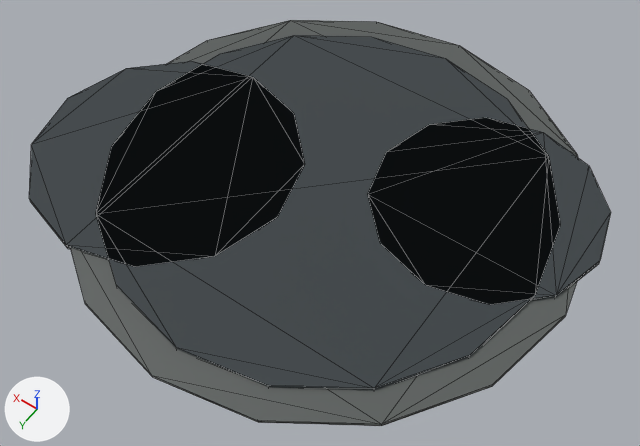
The FBX model unity/HorrorGame/Assets/Models/Dressing/Dress_PuddleSmall.fbx: old version first, new version second.
The view is the same before and after, from a 50 mm camera at (-0.416, 0.6, 0.862) aimed at (-0.01, 0.031, -0.032). Arrows for +X, +Y and +Z are at lower left; the lights stay in place. The first picture is the older version. Mesh edges are drawn as thin lines.

Names of what the first picture shows: 'Dress_PuddleSmall'.
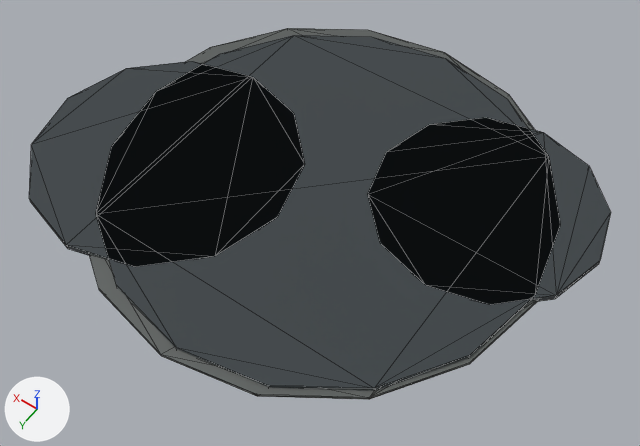
Where the change shows, as pixel boxes (x1, y1, x2, y2) in the pictures (640 x 446 px; the box of a moved part takes in the faces that stretch with it):
'Dress_PuddleSmall', reshaped (8% shorter): before (29, 20, 611, 426); after (29, 28, 611, 400)
part 1 of me_cylinder, moved or reshaped: before (71, 20, 578, 426); after (89, 28, 538, 400)

Diff of the bpy script that builds the scene:
```diff
--- a/unity/HorrorGame/Assets/Models/Dressing/Dress_PuddleSmall.fbx.py
+++ b/unity/HorrorGame/Assets/Models/Dressing/Dress_PuddleSmall.fbx.py
@@ me_cylinder @@
 # used by ob_dress_puddlesmall; location = (0.0, 0.0, 0.0)
-me_cylinder.from_pydata(...)  # 112 vertices, 208 faces; spans x -0.33..0.38, y -0.33..0.33, z 0.0..0.008
+me_cylinder.from_pydata(...)  # 112 vertices, 208 faces; spans x -0.33..0.38, y -0.305..0.305, z 0.0..0.008
+# me_cylinder part 1: the loose piece of 32 vertices spanning x -0.33..0.33, y -0.33..0.33, z 0.0..0.004 is scaled about its middle by (0.924, 0.924, 1), then moved by (0.01, 0.0, 0.0)
 me_cylinder.materials.append(mat_dress_water)
```
